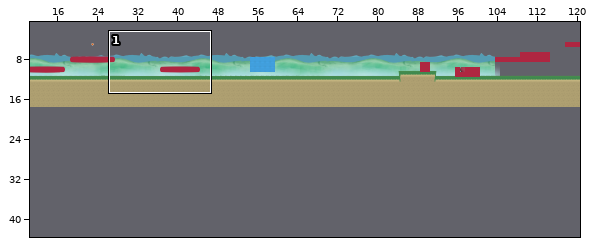
Level history. Tiled map (JSON): assets/tilemaps/Alpha1.json. The first picture is a wide view before the edit; the outline marks the close-up.
Close-up. Before:
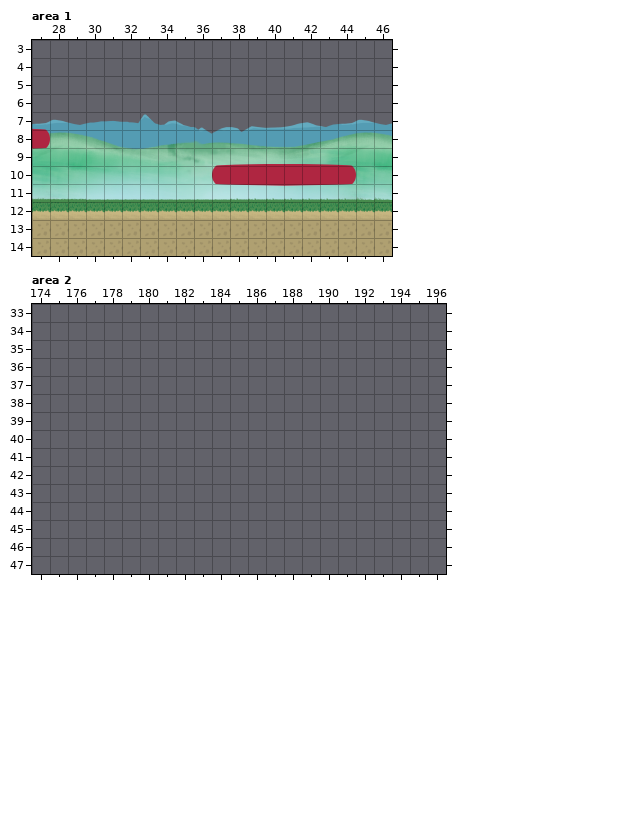
Cells are 64x64 px. Shown: area 1 x 27..46, y 3..14; area 2 x 174..196, y 33..47. The commit also changed other parts of the map, which this record leaves out. Tiles whose own drawing changed are shown in their newer look in all pictures. Layer "Sol2" is drawn 0,44 px off the grid.
After:
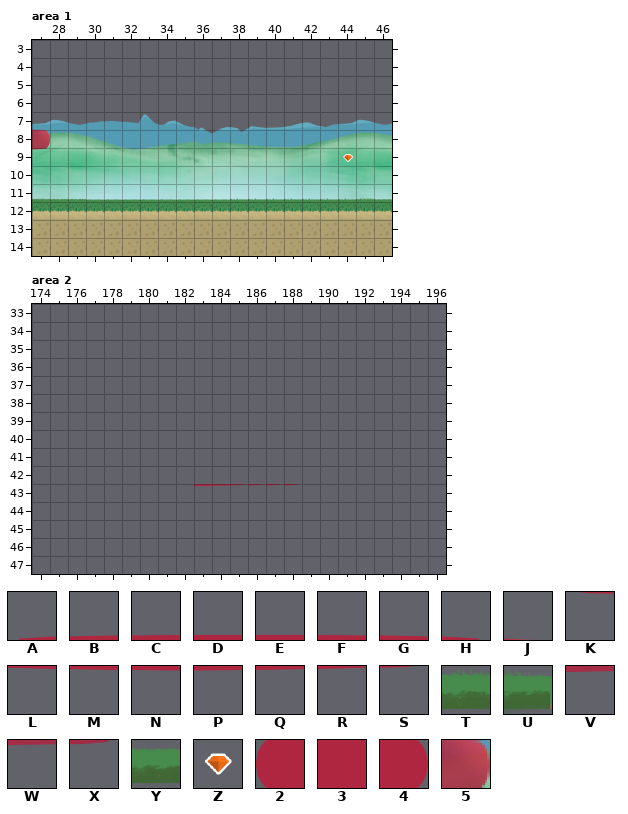
Key: from "déco1": A 44, B 45, C 46, D 47, E 52, F 53, G 54, H 55, J 69, K 84, L 85, M 86, N 87, P 92, Q 93, R 94, S 95, T 105, U 119, V 121, W 122, X 123, Y 141; from "platformPack_tilesheet": Z 88, 2 90, 3 91, 4 92, 5 93.
_ is an empty cell.
Objects are placed by their top-left corner, in cells (3,4 is the top-left corner of cell 3,4); size is 1x1 cell unless given.
Tiles replaced or removed in this view: 2, 3, 4, A, B, C, D, E, F, G, H, K, L, M, N, P, Q, R, S, U.
See-through tiles are keyed as they look on the map.
Edits made:
Changed rows in their new state; . is an unchanged cell.
Layer "Sol2", area 1:
first column x 45:
11 TY
Layer "plat", area 1:
first column x 27:
 7 J.................
 9 X.........________
11 ..........________
Layer "Sol", area 1:
first column x 27:
 8 5.................
10 ..........________
Layer "Piment", area 1:
changed: outside this view -> Z at 44,9.1
Layer "plat", area 2:
first column x 183:
43 VWXXXX
